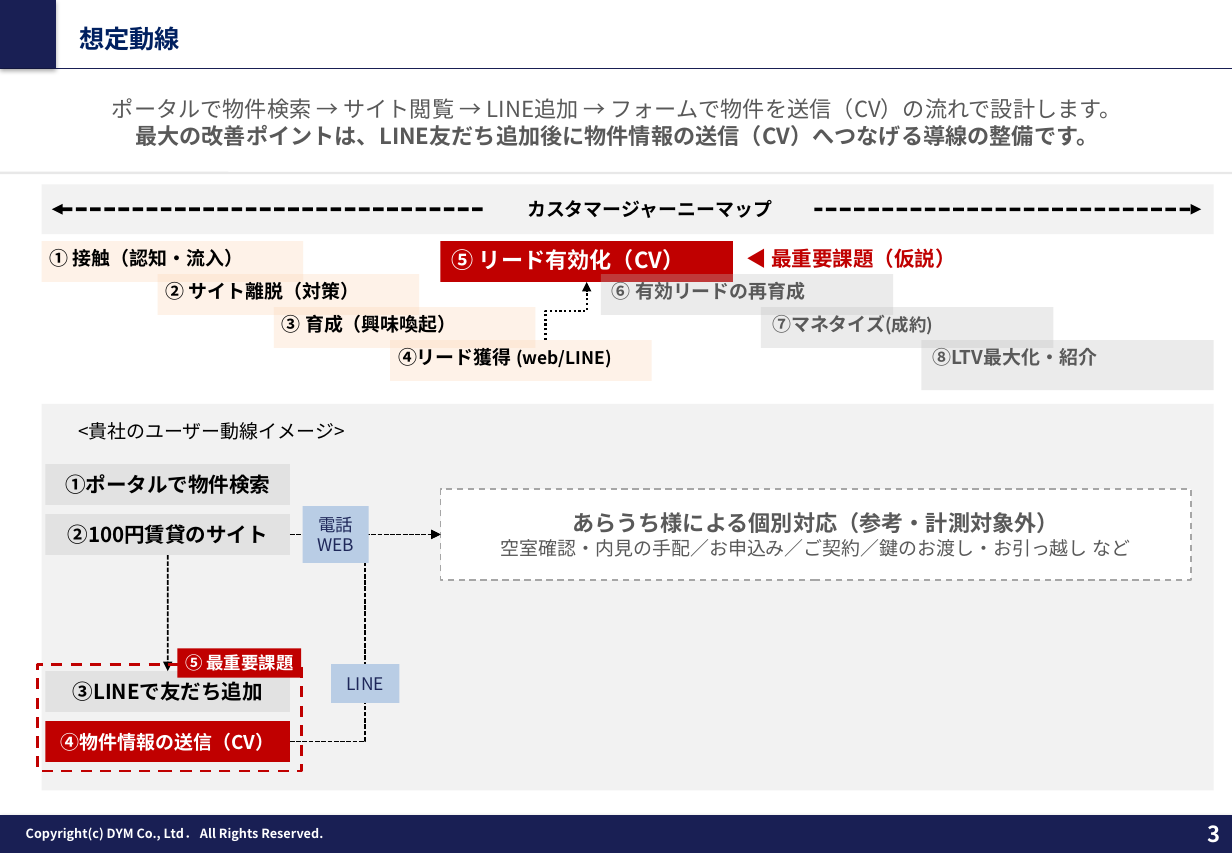
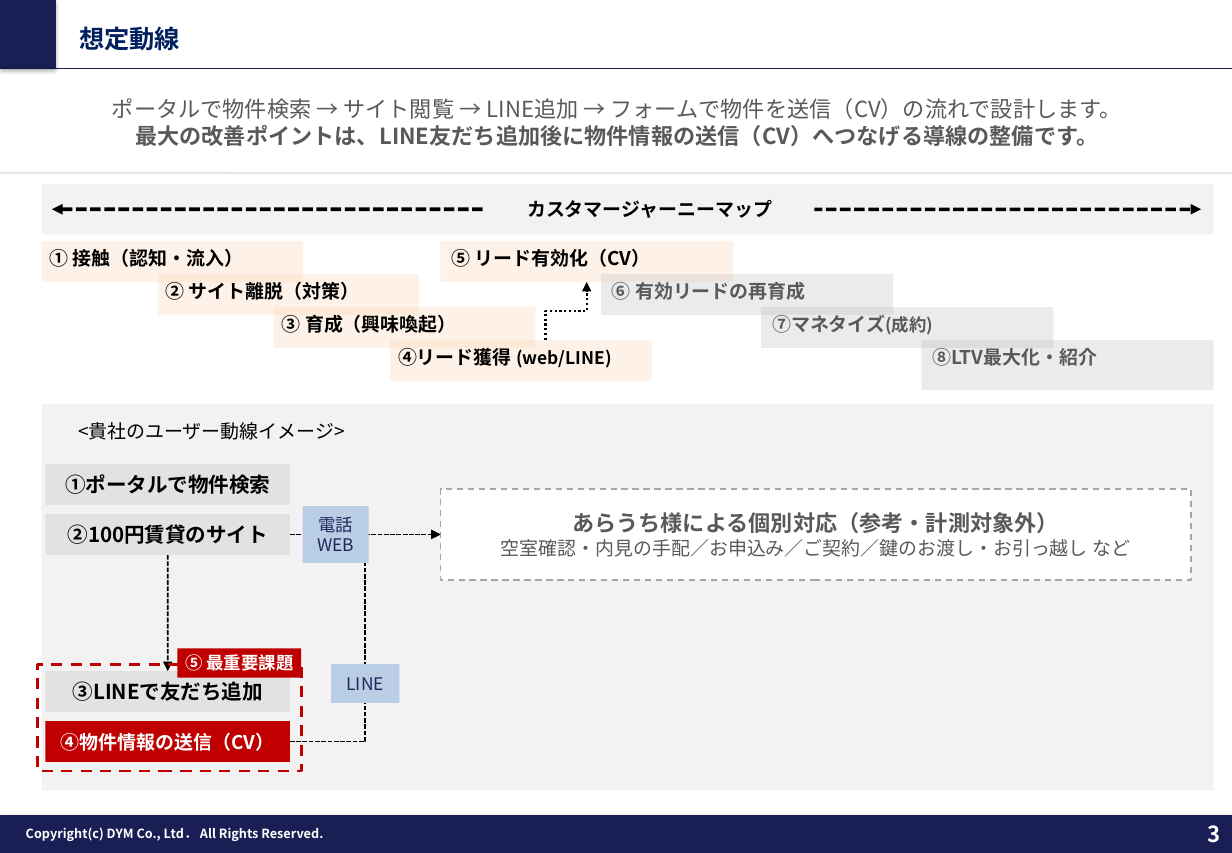
Before and after one commit to tonomura-r-dev/folder, a slide deck: slide 3 of 202610_株式会社あらうち御中_LINE公式アカウント運用のご提案_v9.pptx. Drawn at 1232x853 pixels with LibreOffice and Linux fonts; fonts in the diff are those of the drawing; background and template pictures are left out. Boxes give left, top, right and bottom in pixels: in the first picture for what was removed or moved away, otherwise in the second. Text is boxed around its words. In the diff, an @@ line names an element or a change of style, - is before the commit and + after.

```diff
--- a/202610_株式会社あらうち御中_LINE公式アカウント運用のご提案_v9.pptx
+++ b/202610_株式会社あらうち御中_LINE公式アカウント運用のご提案_v9.pptx
@@ rectangle "⑤ リード有効化（CV）" at (440,241,733,282): size 14 to 12 pt, text colour #FFFFFF to #000000; fill #C00000 to #FCD5B5 at 30% opacity @@
@@ text removed at (771,248,955,268) @@
-◀ 最重要課題（仮説）
```
Also in this commit, not shown: 11 other slides changed, 2 slides removed, 3 other files.
